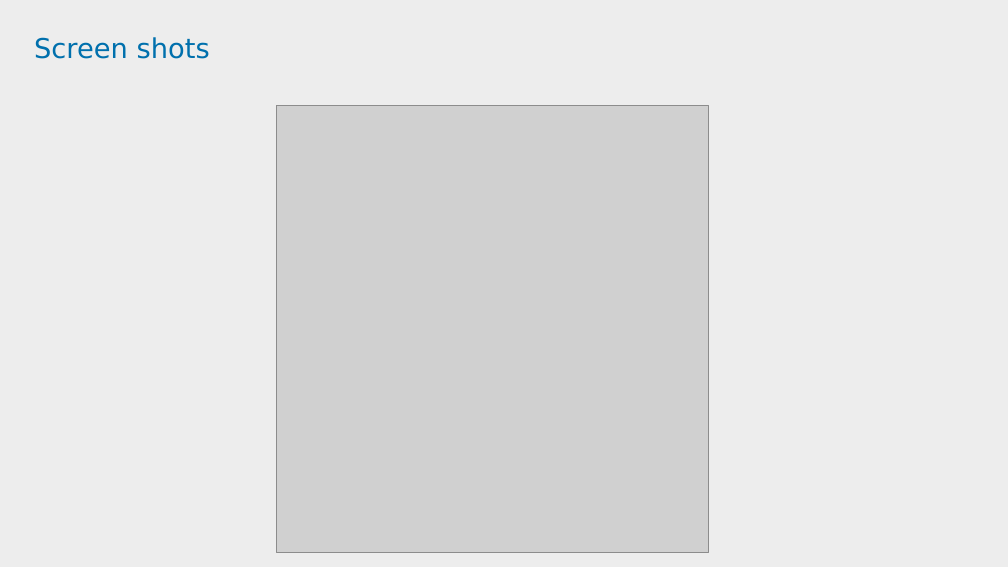
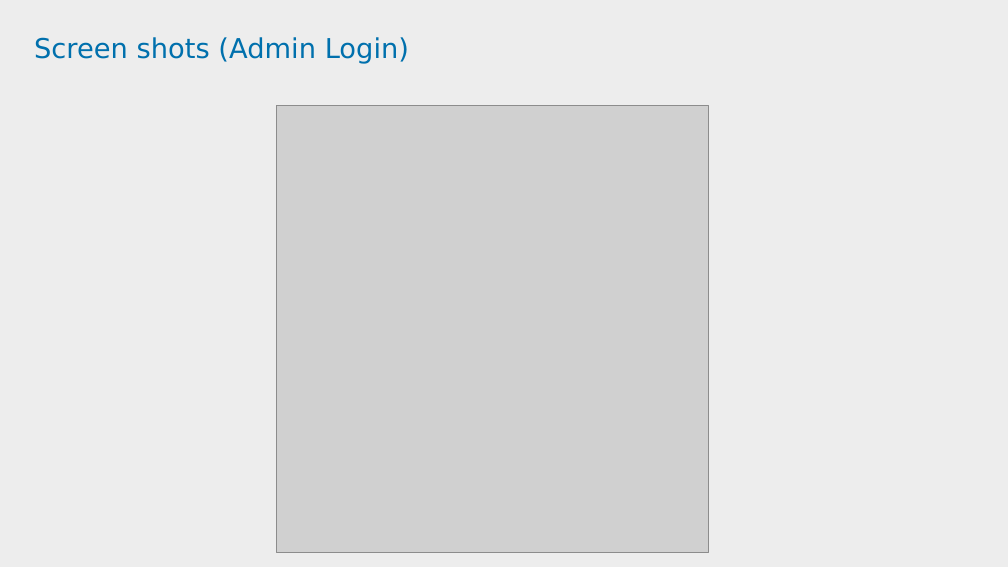
Before and after one commit to tusharp8764/project, a slide deck: slide 20 of Policy Endorsement PPT--FINAL.pptx (slide 19 before the commit). Drawn at 1008x567 pixels with LibreOffice and Linux fonts; fonts in the diff are those of the drawing; grey boxes stand for pictures; background and template pictures are left out. Boxes give left, top, right and bottom in pixels: in the first picture for what was removed or moved away, otherwise in the second. Text is boxed around its words. In the diff, an @@ line names an element or a change of style, - is before the commit and + after.

```diff
--- a/Policy Endorsement PPT--FINAL.pptx
+++ b/Policy Endorsement PPT--FINAL.pptx
@@ title at (34,37,409,64): text changed @@
-Screen shots
+Screen shots (Admin Login)
```
Also in this commit, not shown: 10 other slides changed, 1 slide added.
